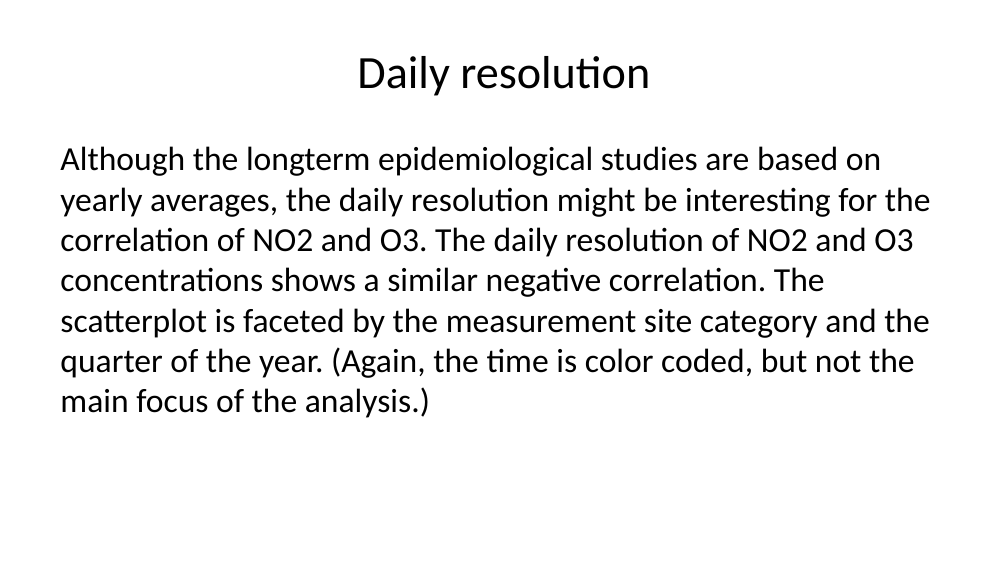
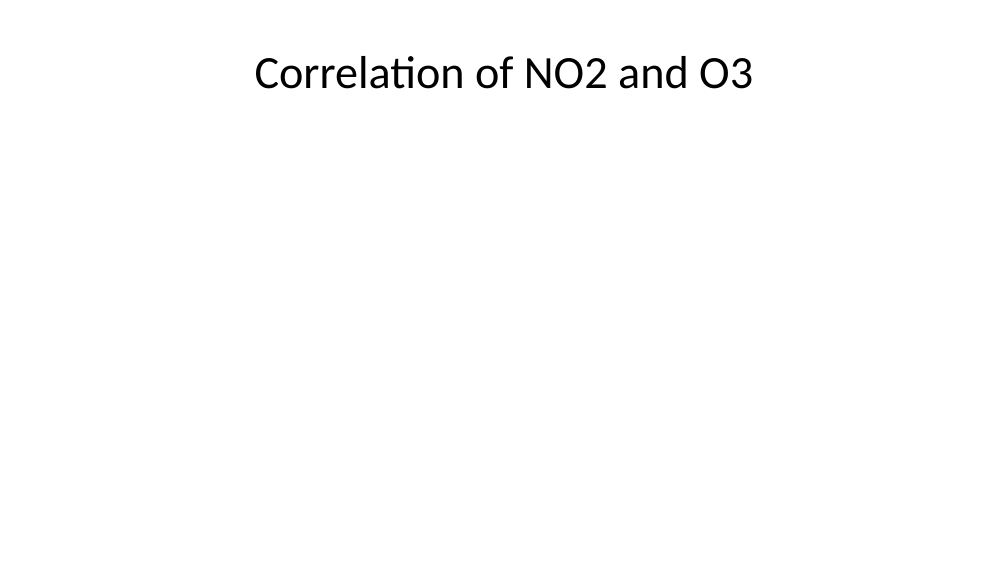
Before and after one commit to Ma-Loma/Antikor, a slide deck: slide 6 of VglO3NO2.pptx (slide 8 before the commit). Drawn at 1008x567 pixels with LibreOffice and Linux fonts; fonts in the diff are those of the drawing. Boxes give left, top, right and bottom in pixels: in the first picture for what was removed or moved away, otherwise in the second. Text is boxed around its words. In the diff, an @@ line names an element or a change of style, - is before the commit and + after.

```diff
--- a/VglO3NO2.pptx
+++ b/VglO3NO2.pptx
@@ title at [255,56,753,89]: text changed @@
-Daily resolution
+Correlation of NO2 and O3
@@ text removed at [60,146,931,418] @@
-Although the longterm epidemiological studies are based on yearly averages, the daily resolution might be interesting for the correlation of NO2 and O3. The daily resolution of NO2 and O3 concentrations shows a similar negative correlation. The scatterplot is faceted by the measurement site category and the quarter of the year. (Again, the time is color coded, but not the main focus of the analysis.)
```
Also in this commit, not shown: 4 other slides changed, 3 slides added, 2 slides removed, 3 other files.
